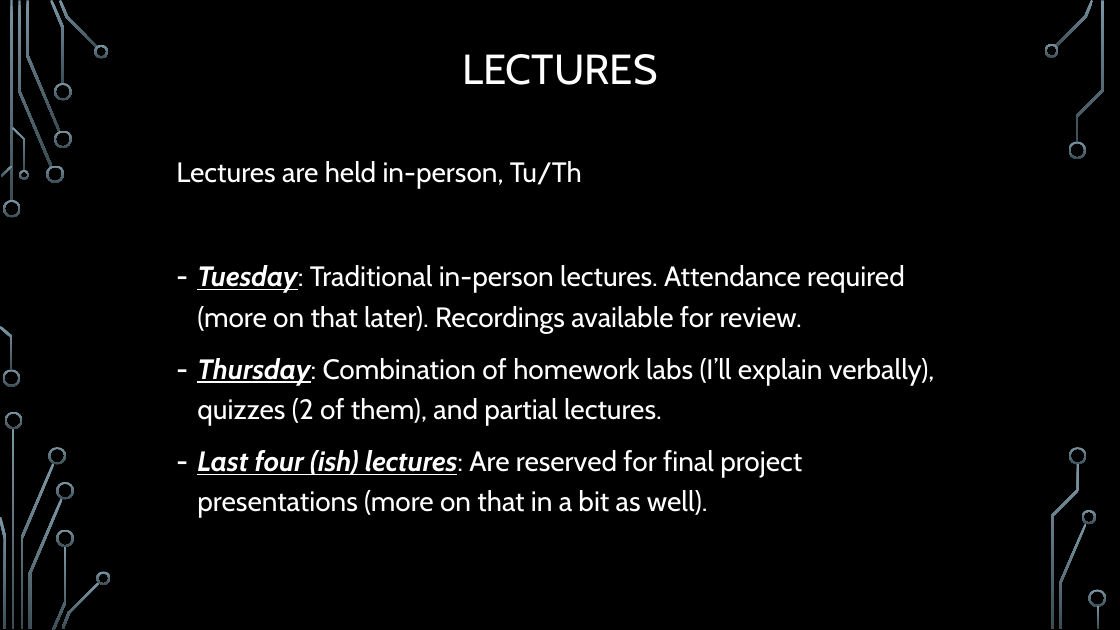
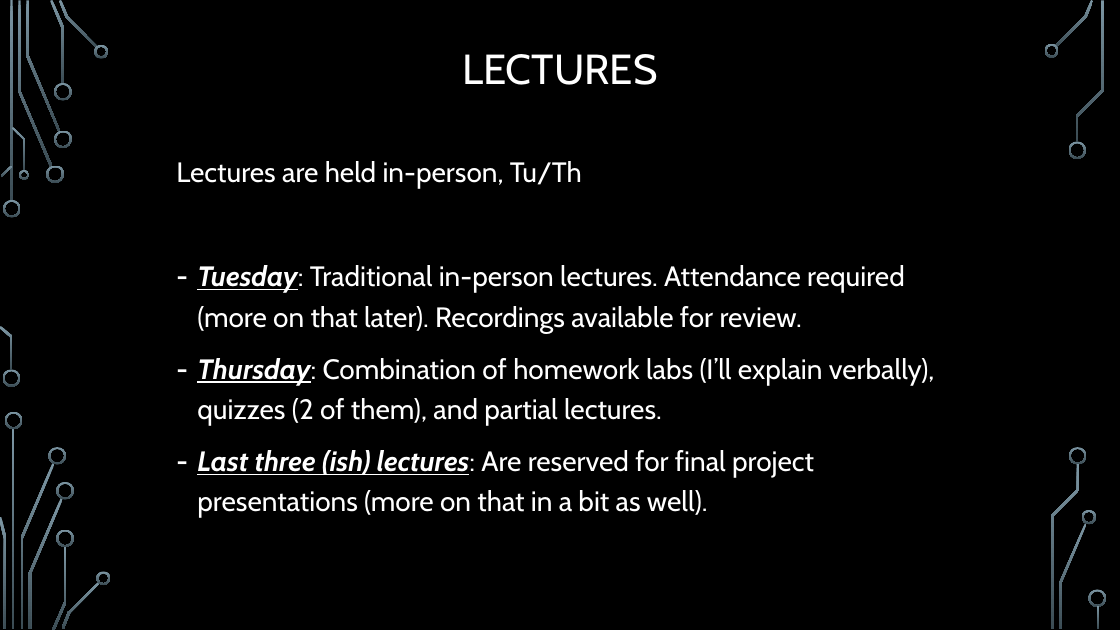
Before and after one commit to markfloryan/advAlgo, a slide deck: slide 6 of slides/00-CourseIntroduction.pptx. Drawn at 1120x630 pixels with LibreOffice and Linux fonts; fonts in the diff are those of the drawing; background and template pictures are left out. Boxes give left, top, right and bottom in pixels: in the first picture for what was removed or moved away, otherwise in the second. Text is boxed around its words. In the diff, an @@ line names an element or a change of style, - is before the commit and + after.

```diff
--- a/slides/00-CourseIntroduction.pptx
+++ b/slides/00-CourseIntroduction.pptx
@@ text at (197, 450, 814, 518): text changed @@
-– Last four (ish) lectures: Are reserved for final project presentations (more on that in a bit as well).
+– Last three (ish) lectures: Are reserved for final project presentations (more on that in a bit as well).
```
Also in this commit, not shown: 3 other slides changed.
